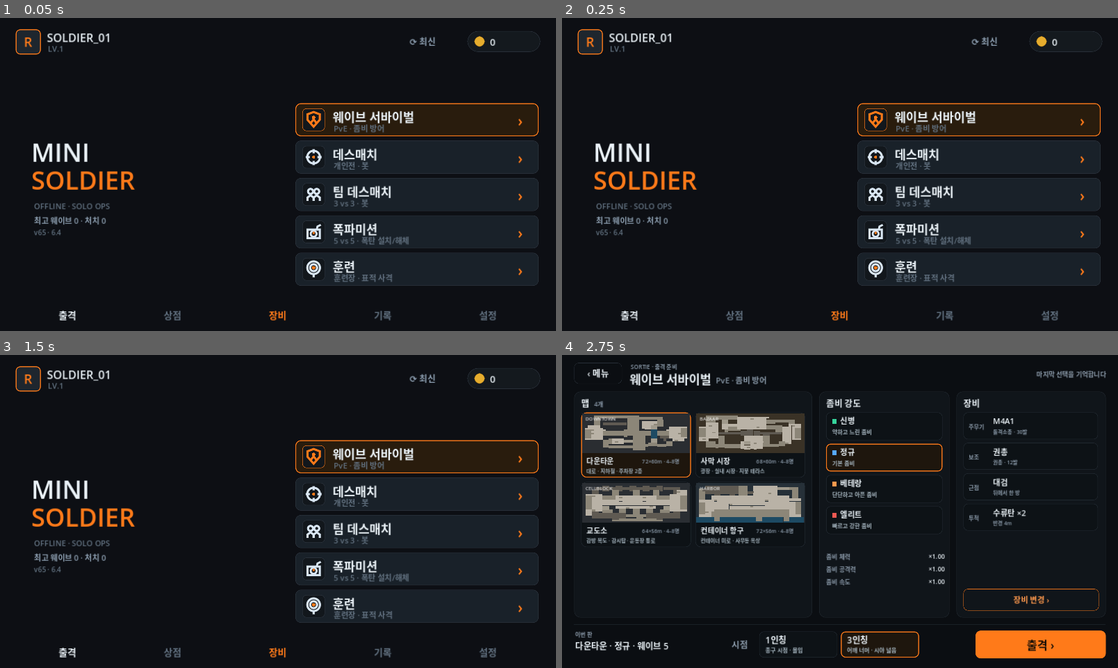
Above: before the commit, frames 1-4 (two rows, left to right).
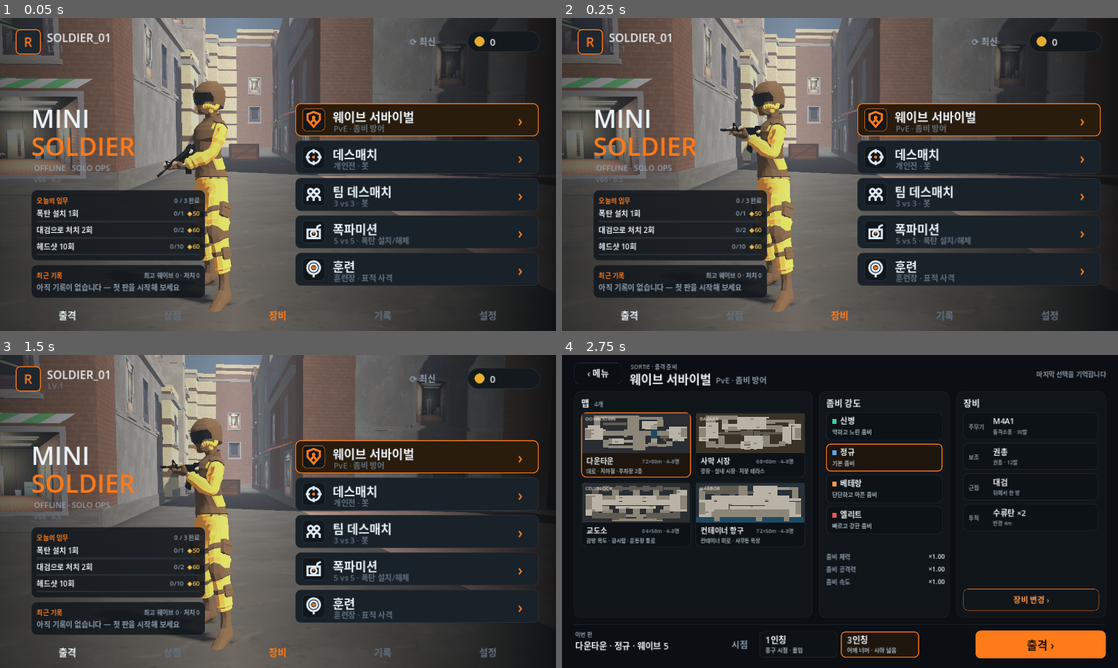
Above: after the commit, the same moments.

Repository: jjongjjongs/Reborn
Game: Godot game, scene res://Menu.tscn
Two runs of this game, one before a commit and one after it. Both use one fixed random seed, a clock stepped at 60 frames per second and the inputs below.
Inputs (mouse positions are in pixels of both pictures, inside the frame that each line leads up to):
- Up to frame 1 (0.05 s): no input
- Up to frame 2 (0.25 s): no input
- Up to frame 3 (1.5 s): click "⟳ 최신" at 0.5 s; click "닫기" at 1.25 s
- Up to frame 4 (2.75 s): click (979, 455) at 2.02 s

The runs differ from the first frame. In frame 1, 61% of the frame differs, in the area x 0-97%, y 0-100%; in frame 2, 61%; in frame 3, 62%; in frame 4, nothing differs.

Commit message:
Main menu: live 3D backdrop (old quarter street, your soldier holding your primary, slow camera sway, sides shaded), 오늘의 임무 card (3 random missions per day seeded by the date: kills, headshots, knife kills, wins, matches, wave reached, plant/defuse, training targets; coins paid on completion, shown in the coin pill) and 최근 기록 card (last match result), v66
Co-Authored-By: Claude Opus 5.5 <noreply@anthropic.com>
Claude-Session: https://claude.ai/code/session_017gCHGQkLFHx2VS6S1QuV14

Diff:
--- a/game/bomb_mode.gd
+++ b/game/bomb_mode.gd
@@ -198,6 +198,7 @@
 		elif defuser is BotPlayer:
 			defuse_prog += dt / DEFUSE
 		if defuse_prog >= 1.0:
+			if defuser == player: Missions.add("defuse")
 			_bomb_light.visible = false
 			bomb_state = "gone"
 			_end_round(def_team, "폭탄 해체")
@@ -232,6 +233,7 @@
 
 func _plant(site: String) -> void:
 	bomb_state = "planted"; bomb_t = FUSE; plant_prog = 0.0
+	if carrier == player: Missions.add("plant")
 	bomb_pos = carrier.global_position
 	if carrier is BotPlayer: carrier.busy = false
 	_place_bomb(true)
@@ -304,6 +306,7 @@
 func _on_died(attacker, victim) -> void:
 	if attacker == player and victim != player:
 		Controls.kills += 1
+		Missions.add("kill"); if Controls.weapon_id == "knife": Missions.add("knife_kill")
 
 # ---------------------------------------------------------------- bomb visual
 func _build_bomb() -> void:
@@ -384,6 +387,9 @@
 	_result.visible = true
 	var v := _result.get_node("v")
 	(v.get_node("t") as Label).text = "승리!" if score[RED] > score[BLUE] else "패배"
+	Missions.add("match")
+	if score[RED] > score[BLUE]: Missions.add("win")
+	Missions.record("폭파미션", SortieScreen.map_name(Controls.sel_map), "%s %d : %d · 처치 %d" % ["승리" if score[RED] > score[BLUE] else "패배", score[RED], score[BLUE], Controls.kills])
 	(v.get_node("s") as Label).text = "레드 %d : %d 블루\n내 처치 %d" % [score[RED], score[BLUE], Controls.kills]
 
 func _build_hud() -> void:
--- a/game/controls.gd
+++ b/game/controls.gd
@@ -168,6 +168,9 @@
 	game_over = true
 	victory = win
 	new_best = false
+	Missions.add("match"); Missions.add("wave", wave)
+	if win: Missions.add("win")
+	Missions.record("웨이브 서바이벌", SortieScreen.map_name(sel_map), "%s · 웨이브 %d · 처치 %d" % ["클리어" if win else "전멸", wave, kills])
 	if wave > best_wave:
 		best_wave = wave; new_best = true
 	if kills > best_kills:
--- a/game/deathmatch.gd
+++ b/game/deathmatch.gd
@@ -85,6 +85,7 @@
 	var killer_kills := -1
 	if attacker == player:
 		Controls.kills += 1
+		Missions.add("kill"); if Controls.weapon_id == "knife": Missions.add("knife_kill")
 		killer_kills = Controls.kills
 	elif attacker is BotPlayer and attacker != victim:
 		attacker.kills += 1
@@ -128,6 +129,9 @@
 	Pause.disarm()
 	get_tree().paused = true
 	var win: bool = (winner == player)
+	Missions.add("match")
+	if win: Missions.add("win")
+	Missions.record("데스매치", SortieScreen.map_name(Controls.sel_map), "%s · 처치 %d" % ["1위" if win else "패배", Controls.kills])
 	_result.visible = true
 	var r := _result.get_node("v")
 	(r.get_node("t") as Label).text = "승리!" if win else "패배"
--- a/game/map_builder.gd
+++ b/game/map_builder.gd
@@ -5,6 +5,7 @@
 ## still made here.
 ## build() returns spawn lists: {"ffa", "red", "blue", "zombie": Array[Vector3], "player": Vector3}
 
+static var backdrop := false   # building only to look at (main menu): no navmesh
 var root: Node3D
 var nav: NavigationRegion3D
 var _mats := {}
--- a/game/map_downtown.gd
+++ b/game/map_downtown.gd
@@ -214,6 +214,7 @@
 	sb.transform = Transform3D(b, p + Vector3(0, 0.53, 0)); nav.add_child(sb)
 
 func _bake_colliders() -> void:
+	if MapBuilder.backdrop: return       # menu backdrop: nobody walks, skip the navmesh
 	var nm := NavigationMesh.new()
 	nm.cell_size = 0.25; nm.cell_height = 0.2
 	nm.agent_radius = 0.5; nm.agent_height = 1.8; nm.agent_max_climb = 0.35; nm.agent_max_slope = 40.0
--- a/game/menu.gd
+++ b/game/menu.gd
@@ -29,8 +29,10 @@
 	bg.set_anchors_preset(Control.PRESET_FULL_RECT)
 	add_child(bg)
 
+	_backdrop()
 	_top_bar()
 	_logo()
+	_cards()
 	_mode_stack()
 	_bottom_nav()
 	if not Updater.checked.is_connected(_on_update_checked):
@@ -59,7 +61,7 @@
 	add_child(pill)
 	var coin := _panel(Vector2(16, 12), Vector2(24, 24), Color(0.90, 0.68, 0.18), Color(0.66, 0.47, 0.10), 1, 12)
 	pill.add_child(coin)
-	var gv := _label("0", 22, FG, true); gv.position = Vector2(52, 10); pill.add_child(gv)
+	var gv := _label(str(Missions.coins()), 22, FG, true); gv.position = Vector2(52, 10); pill.add_child(gv)
 
 	# update button (left of gold)
 	_upd_btn = Button.new()
@@ -73,15 +75,95 @@
 	_upd_btn.pressed.connect(func() -> void: Updater.show_dialog())
 	add_child(_upd_btn)
 
+# ---- live backdrop: the old quarter with your soldier holding your primary ----
+var _bd_cam: Camera3D
+var _bd_t := 0.0
+const BD_SOLDIER := Vector3(1.0, 0.0, 35.0)
+
+func _backdrop() -> void:
+	var svc := SubViewportContainer.new(); svc.stretch = true
+	svc.set_anchors_and_offsets_preset(Control.PRESET_FULL_RECT); svc.mouse_filter = Control.MOUSE_FILTER_IGNORE
+	add_child(svc)
+	var vp := SubViewport.new(); vp.own_world_3d = true
+	vp.render_target_update_mode = SubViewport.UPDATE_ALWAYS
+	svc.add_child(vp)
+	var w := Node3D.new(); vp.add_child(w)
+	MapBuilder.backdrop = true
+	MapBuilder.build("quarter", w)
+	MapBuilder.backdrop = false
+	var s := Soldier.new(); w.add_child(s); s.setup(Color(0.95, 0.62, 0.24))
+	s.position = BD_SOLDIER; s.rotation_degrees.y = 55.0
+	s.set_weapon(Controls.loadout[0] if Controls.loadout[0] != "knife" else "m4"); s.drive(0.0, true)
+	_bd_cam = Camera3D.new(); _bd_cam.fov = 36.0; w.add_child(_bd_cam); _bd_cam.current = true
+	_place_cam()
+	# shade the sides so the logo / cards (left) and the mode list (right) stay readable
+	var g := Gradient.new(); g.set_color(0, Color(0.03, 0.04, 0.05, 0.62)); g.set_color(1, Color(0.03, 0.04, 0.05, 0.92))
+	g.add_point(0.42, Color(0.03, 0.04, 0.05, 0.10))
+	var gt := GradientTexture2D.new(); gt.gradient = g; gt.width = 256; gt.height = 8
+	var tr := TextureRect.new(); tr.texture = gt; tr.stretch_mode = TextureRect.STRETCH_SCALE
+	tr.set_anchors_and_offsets_preset(Control.PRESET_FULL_RECT); tr.mouse_filter = Control.MOUSE_FILTER_IGNORE
+	add_child(tr)
+
+func _place_cam() -> void:
+	var a := sin(_bd_t * 0.18) * 0.35            # slow sway around the soldier
+	var off := Vector3(-4.2 * cos(a), 1.35 + sin(_bd_t * 0.13) * 0.06, 0.3 - 4.2 * sin(a) * 0.5)
+	_bd_cam.position = BD_SOLDIER + off
+	_bd_cam.look_at(BD_SOLDIER + Vector3(0.0, 1.05, 0.55), Vector3.UP)
+
+func _process(dt: float) -> void:
+	if _bd_cam:
+		_bd_t += dt
+		_place_cam()
+
 # ---- logo (left) ----
 func _logo() -> void:
-	var k1 := _label("MINI", 58, FG, true); k1.position = Vector2(72, 268); add_child(k1)
-	var k2 := _label("SOLDIER", 58, ACCENT, true); k2.position = Vector2(72, 332); add_child(k2)
-	var dog := _label("OFFLINE · SOLO OPS", 18, DIM, true); dog.position = Vector2(78, 420); add_child(dog)
-	var rec := _label("최고 웨이브 %d · 처치 %d" % [Controls.best_wave, Controls.best_kills], 18, MUTED, false)
-	rec.position = Vector2(78, 452); add_child(rec)
+	var k1 := _label("MINI", 58, FG, true); k1.position = Vector2(72, 190); add_child(k1)
+	var k2 := _label("SOLDIER", 58, ACCENT, true); k2.position = Vector2(72, 254); add_child(k2)
+	var dog := _label("OFFLINE · SOLO OPS", 18, MUTED, true); dog.position = Vector2(78, 332); add_child(dog)
 	var ver := _label("v%d · %s" % [int(ProjectSettings.get_setting("application/config/build_code", 0)), str(ProjectSettings.get_setting("application/config/version", ""))], 16, DIM, false)
-	ver.position = Vector2(78, 482); add_child(ver)
+	ver.position = Vector2(78, 360); add_child(ver)
+
+# ---- cards (bottom left): today's missions + last match ----
+func _cards() -> void:
+	var box := VBoxContainer.new(); box.add_theme_constant_override("separation", 10)
+	box.position = Vector2(72, 396); box.custom_minimum_size = Vector2(400, 0); add_child(box)
+	var ms := Missions.today()
+	var done := 0
+	for x in ms: if x["done"]: done += 1
+	var p := _card_panel(); box.add_child(p)
+	var v := VBoxContainer.new(); v.add_theme_constant_override("separation", 4); p.add_child(v)
+	var h := HBoxContainer.new()
+	var t := _label("오늘의 임무", 15, ACCENT, false); t.size_flags_horizontal = Control.SIZE_EXPAND_FILL; h.add_child(t)
+	h.add_child(_label("%d / %d 완료" % [done, ms.size()], 14, MUTED, false)); v.add_child(h)
+	for x in ms:
+		var r := HBoxContainer.new(); r.add_theme_constant_override("separation", 8)
+		var nm := _label(("✓ " if x["done"] else "") + String(x["text"]), 17, Color(0.45, 0.85, 0.6) if x["done"] else FG, false)
+		nm.size_flags_horizontal = Control.SIZE_EXPAND_FILL; r.add_child(nm)
+		r.add_child(_label("%d/%d" % [int(x["have"]), int(x["goal"])], 15, MUTED, false))
+		r.add_child(_label("◆%d" % int(x["coin"]), 15, Color(0.95, 0.75, 0.3), false))
+		v.add_child(r)
+		var pb := ProgressBar.new(); pb.max_value = float(x["goal"]); pb.value = float(x["have"]); pb.show_percentage = false
+		pb.custom_minimum_size = Vector2(0, 4)
+		pb.add_theme_stylebox_override("background", _sb(Color(0.15, 0.18, 0.21), Color(0, 0, 0, 0), 0, 2))
+		pb.add_theme_stylebox_override("fill", _sb(Color(0.45, 0.85, 0.6) if x["done"] else ACCENT, Color(0, 0, 0, 0), 0, 2))
+		v.add_child(pb)
+	var last := Missions.last()
+	var p2 := _card_panel(); box.add_child(p2)
+	var v2 := VBoxContainer.new(); v2.add_theme_constant_override("separation", 2); p2.add_child(v2)
+	var h2 := HBoxContainer.new()
+	var t2 := _label("최근 기록", 15, ACCENT, false); t2.size_flags_horizontal = Control.SIZE_EXPAND_FILL; h2.add_child(t2)
+	h2.add_child(_label("최고 웨이브 %d · 처치 %d" % [Controls.best_wave, Controls.best_kills], 14, MUTED, false)); v2.add_child(h2)
+	if last.is_empty():
+		v2.add_child(_label("아직 기록이 없습니다 — 첫 판을 시작해 보세요", 17, MUTED, false))
+	else:
+		v2.add_child(_label("%s · %s" % [last["mode"], last["map"]], 18, FG, false))
+		v2.add_child(_label(String(last["result"]), 15, MUTED, false))
+
+func _card_panel() -> PanelContainer:
+	var p := PanelContainer.new()
+	var sb := _sb(Color(0.07, 0.09, 0.11, 0.86), LINE, 1, 12); sb.set_content_margin_all(12)
+	p.add_theme_stylebox_override("panel", sb)
+	return p
 
 # ---- mode stack (right) ----
 func _mode_stack() -> void:
--- /dev/null
+++ b/game/missions.gd
@@ -0,0 +1,88 @@
+class_name Missions
+extends RefCounted
+## 오늘의 임무: three missions drawn at random for each calendar day (the date
+## seeds the draw, so the day's set is stable and works offline). Progress comes
+## from play events (Missions.add); a finished mission pays its coins at once.
+## Also keeps the coin total and the last match summary for the main menu.
+
+const PATH := "user://missions.json"
+const TEMPLATES := [
+	{"id": "kill", "text": "처치 %d회", "n": [10, 15, 20, 25], "coin": 40},
+	{"id": "headshot", "text": "헤드샷 %d회", "n": [5, 8, 10], "coin": 50},
+	{"id": "knife_kill", "text": "대검으로 처치 %d회", "n": [1, 2, 3], "coin": 60},
+	{"id": "win", "text": "아무 모드에서 승리 %d회", "n": [1, 2], "coin": 60},
+	{"id": "match", "text": "아무 모드 %d판 플레이", "n": [2, 3], "coin": 30},
+	{"id": "wave", "text": "웨이브 서바이벌 %d웨이브 도달", "n": [3, 4, 5], "coin": 50, "max": true},
+	{"id": "plant", "text": "폭탄 설치 %d회", "n": [1, 2], "coin": 50},
+	{"id": "defuse", "text": "폭탄 해체 %d회", "n": [1], "coin": 60},
+	{"id": "target", "text": "훈련에서 표적 %d개 쓰러뜨리기", "n": [15, 25], "coin": 30},
+]
+
+static var _data := {}
+static var _loaded := false
+
+static func _today() -> String:
+	return Time.get_date_string_from_system()
+
+static func _load() -> void:
+	if _loaded and _data.get("day", "") == _today(): return
+	_loaded = true
+	var d = null
+	if FileAccess.file_exists(PATH):
+		d = JSON.parse_string(FileAccess.get_file_as_string(PATH))
+	_data = d if d is Dictionary else {}
+	if not _data.has("coins"): _data["coins"] = 0
+	if _data.get("day", "") != _today():
+		_data["day"] = _today()
+		_data["list"] = _draw(_today())
+		_save()
+
+static func _draw(day: String) -> Array:
+	var rng := RandomNumberGenerator.new()
+	rng.seed = hash("mini-soldier-" + day)
+	var pool := TEMPLATES.duplicate()
+	var out := []
+	for i in 3:
+		var t: Dictionary = pool.pop_at(rng.randi_range(0, pool.size() - 1))
+		if t["id"] in ["plant", "defuse"]:   # at most one bomb-only mission a day
+			pool = pool.filter(func(x): return not (x["id"] in ["plant", "defuse"]))
+		var n: int = t["n"][rng.randi_range(0, t["n"].size() - 1)]
+		out.append({"id": t["id"], "text": String(t["text"]) % n, "goal": n, "have": 0,
+			"coin": int(t["coin"]) + (10 if n >= int(t["n"][-1]) else 0), "done": false, "max": t.get("max", false)})
+	return out
+
+static func _save() -> void:
+	var f := FileAccess.open(PATH, FileAccess.WRITE)
+	if f: f.store_string(JSON.stringify(_data))
+
+## a play event: kill / headshot / knife_kill / win / match / plant / defuse / target (+n),
+## wave (value = the wave reached; keeps the best of the day)
+static func add(id: String, n := 1) -> void:
+	_load()
+	var changed := false
+	for m in _data["list"]:
+		if m["id"] != id or m["done"]: continue
+		m["have"] = maxi(int(m["have"]), n) if m.get("max", false) else int(m["have"]) + n
+		if int(m["have"]) >= int(m["goal"]):
+			m["have"] = int(m["goal"]); m["done"] = true
+			_data["coins"] = int(_data["coins"]) + int(m["coin"])
+		changed = true
+	if changed: _save()
+
+static func today() -> Array:
+	_load()
+	return _data["list"]
+
+static func coins() -> int:
+	_load()
+	return int(_data["coins"])
+
+## last finished match for the 최근 기록 card
+static func record(mode: String, map_name: String, result: String) -> void:
+	_load()
+	_data["last"] = {"mode": mode, "map": map_name, "result": result}
+	_save()
+
+static func last() -> Dictionary:
+	_load()
+	return _data.get("last", {})
--- a/game/player.gd
+++ b/game/player.gd
@@ -379,6 +379,7 @@
 				var dmg := randi_range(int(w["dmg"][0]), int(w["dmg"][1]))
 				if is_head:
 					dmg = int(dmg * HEAD_MULT)
+					Missions.add("headshot")
 				if randf() < CRIT_CHANCE:
 					dmg = int(dmg * CRIT_MULT)
 				dmg = int(dmg * Controls.dmg_mult)
--- a/game/popup_target.gd
+++ b/game/popup_target.gd
@@ -41,6 +41,7 @@
 	hp -= dmg
 	if hp <= 0:
 		Controls.kills += 1
+		Missions.add("target")
 		_down_t = DOWN_TIME
 		for cs in _cols: (cs as CollisionShape3D).set_deferred("disabled", true)
 		Sfx.play("hit")
--- a/game/project.godot
+++ b/game/project.godot
@@ -4,8 +4,8 @@
 [application]
 
 config/name="Mini Soldier"
-config/version="6.4"
-config/build_code=65
+config/version="6.5"
+config/build_code=66
 run/main_scene="res://Menu.tscn"
 config/icon="res://icon.svg"
 config/quit_on_go_back=false
--- a/game/sortie.gd
+++ b/game/sortie.gd
@@ -30,6 +30,11 @@
 ]
 const KIND_COL := {"street": "8c8678", "plaza": "b9b2a6", "siteA": "ff7a1a", "siteB": "f2c14e", "att": "f05a52", "def": "56a8ff",
 	"room": "5f5a52", "tunnel": "1d4a63", "water": "1d4a63"}
+
+static func map_name(id: String) -> String:
+	for m in BOMB_MAPS + MAPS + TRAIN_MAPS:
+		if m["id"] == id: return m["name"]
+	return id
 
 static func _thumb_rects(m: Dictionary) -> Array:
 	if not m.has("plan"): return m["rects"]
--- a/game/team_deathmatch.gd
+++ b/game/team_deathmatch.gd
@@ -87,6 +87,7 @@
 		_score[kt] += 1
 		if attacker == player:
 			Controls.kills += 1
+			Missions.add("kill"); if Controls.weapon_id == "knife": Missions.add("knife_kill")
 		if _score[kt] >= TEAM_TARGET:
 			_end_match(kt)
 			return
@@ -116,6 +117,9 @@
 	_result.visible = true
 	var v := _result.get_node("v")
 	(v.get_node("t") as Label).text = "승리!" if winner_team == RED else "패배"
+	Missions.add("match")
+	if winner_team == RED: Missions.add("win")
+	Missions.record("팀 데스매치", SortieScreen.map_name(Controls.sel_map), "%s %d : %d · 처치 %d" % ["승리" if winner_team == RED else "패배", _score[RED], _score[BLUE], Controls.kills])
 	(v.get_node("s") as Label).text = "레드 %d : %d 블루\n내 처치 %d\n목표 %d 선취" % [
 		_score[RED], _score[BLUE], Controls.kills, TEAM_TARGET]
 
--- a/game/zombie.gd
+++ b/game/zombie.gd
@@ -101,6 +101,7 @@
 func _die() -> void:
 	_dead = true
 	Controls.kills += 1
+	Missions.add("kill"); if Controls.weapon_id == "knife": Missions.add("knife_kill")
 	Controls.points += 10
 	if _last_head:
 		Controls.points += 5
Not shown, changed: game/export_presets.cfg
